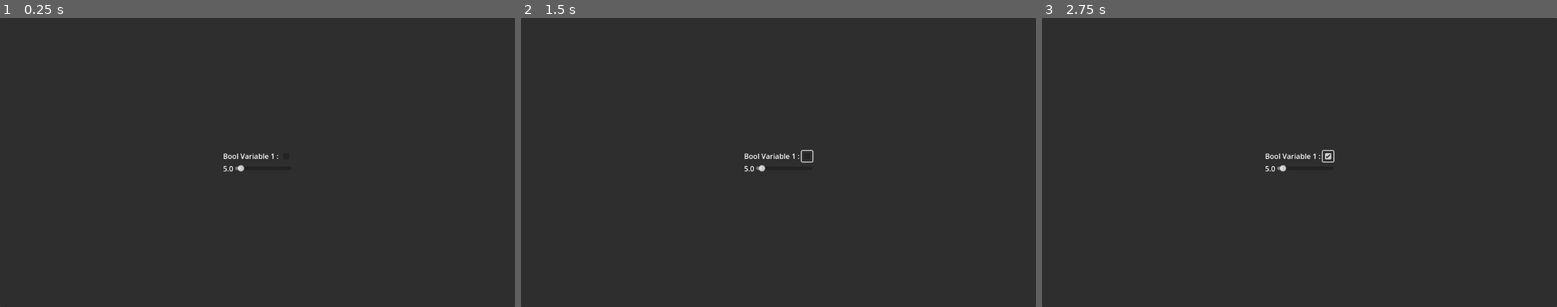
Above: before the commit, frames 1-3 (left to right).
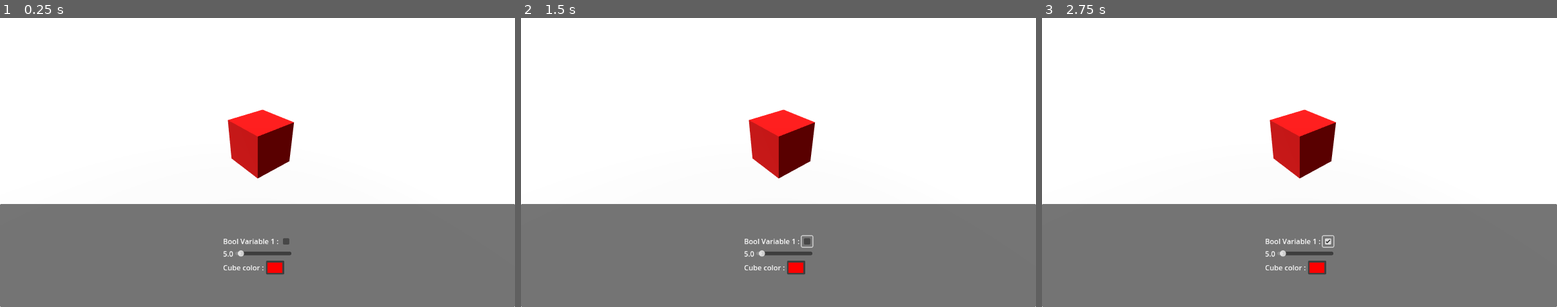
Above: after the commit, the same moments.

Repository: joranmarcy/Godot-MEDS-Sample
Game: Godot game, scene res://samples/main.tscn
Two runs of this game, one before a commit and one after it. Both use one fixed random seed, a clock stepped at 60 frames per second and the inputs below. Before the commit the project starts from res://main.tscn.
Inputs (mouse positions are in pixels of both pictures, inside the frame that each line leads up to; where the layout moved, square brackets give the same spot in the first picture):
- Up to frame 1 (0.25 s): no input
- Up to frame 2 (1.5 s): click (809, 240) [809, 156] at 0.5 s; click (809, 240) [809, 156] at 1.25 s
- Up to frame 3 (2.75 s): click (1330, 240) [1330, 156] at 2 s

The runs differ from the first frame. In frame 1, 100% of the frame differs, in the area x 0-100%, y 0-100%; in frame 2, 100%; in frame 3, 100%.

Commit message:
feat: implement ColorVariable integration with UI components and add environment settings

Diff:
--- a/Resources/color_1.tres
+++ b/Resources/color_1.tres
@@ -1,6 +1,7 @@
 [gd_resource type="Resource" script_class="ColorVariable" load_steps=2 format=3 uid="uid://b4iae3nedcib3"]
 
-[ext_resource type="Script" uid="uid://cqwpwdrtx6ayu" path="res://scripts/resources/color-variable.gd" id="1_wxw50"]
+[ext_resource type="Script" uid="uid://cqwpwdrtx6ayu" path="res://scripts/variables/color-variable.gd" id="1_wxw50"]
 
 [resource]
 script = ExtResource("1_wxw50")
+initial_value = Color(1, 0, 0, 1)
--- /dev/null
+++ b/Scripts/ui/color-driven-color-picked.gd
@@ -0,0 +1,14 @@
+extends ColorPickerButton
+
+@export var color_variable: ColorVariable
+
+func _ready():
+	self.color = color_variable.value
+	color_variable.value_changed.connect(_on_color_variable_value_changed)
+	connect("color_changed", _on_color_picker_value_changed)
+
+func _on_color_picker_value_changed(new_value: Color):
+	color_variable.value = new_value
+
+func _on_color_variable_value_changed(new_value: Color):
+	self.color = new_value
--- a/main.tscn
+++ /dev/null
@@ -1,57 +0,0 @@
-[gd_scene load_steps=6 format=3 uid="uid://dhpio07xeiuck"]
-
-[ext_resource type="Resource" uid="uid://d0f12m7q2anp7" path="res://resources/bool1.tres" id="2_0xm2m"]
-[ext_resource type="Script" uid="uid://88788hcpf44m" path="res://scripts/ui/float-driven-slider.gd" id="3_1bvp3"]
-[ext_resource type="Script" uid="uid://dnkkogdmsde86" path="res://scripts/ui/bool-driven-checkbox.gd" id="3_h2yge"]
-[ext_resource type="Script" uid="uid://bsmw2a24e0op5" path="res://scripts/ui/float-driven-label.gd" id="3_lquwl"]
-[ext_resource type="Resource" uid="uid://d0lvwpimvdu0f" path="res://resources/float_1.tres" id="4_1bvp3"]
-
-[node name="Node3D" type="Node3D"]
-
-[node name="CanvasLayer" type="CanvasLayer" parent="."]
-follow_viewport_enabled = true
-
-[node name="Panel" type="Panel" parent="CanvasLayer"]
-anchors_preset = 15
-anchor_right = 1.0
-anchor_bottom = 1.0
-grow_horizontal = 2
-grow_vertical = 2
-
-[node name="CenterContainer" type="CenterContainer" parent="CanvasLayer"]
-anchors_preset = 15
-anchor_right = 1.0
-anchor_bottom = 1.0
-grow_horizontal = 2
-grow_vertical = 2
-
-[node name="VBoxContainer" type="VBoxContainer" parent="CanvasLayer/CenterContainer"]
-layout_mode = 2
-
-[node name="HBoxContainer" type="HBoxContainer" parent="CanvasLayer/CenterContainer/VBoxContainer"]
-layout_mode = 2
-
-[node name="Label" type="Label" parent="CanvasLayer/CenterContainer/VBoxContainer/HBoxContainer"]
-layout_mode = 2
-text = "Bool Variable 1 :"
-
-[node name="CheckBox" type="CheckBox" parent="CanvasLayer/CenterContainer/VBoxContainer/HBoxContainer"]
-layout_mode = 2
-script = ExtResource("3_h2yge")
-bool_var = ExtResource("2_0xm2m")
-
-[node name="HBoxContainer2" type="HBoxContainer" parent="CanvasLayer/CenterContainer/VBoxContainer"]
-layout_mode = 2
-
-[node name="Label" type="Label" parent="CanvasLayer/CenterContainer/VBoxContainer/HBoxContainer2"]
-layout_mode = 2
-text = "0.0"
-script = ExtResource("3_lquwl")
-float_variable = ExtResource("4_1bvp3")
-
-[node name="HSlider" type="HSlider" parent="CanvasLayer/CenterContainer/VBoxContainer/HBoxContainer2"]
-layout_mode = 2
-size_flags_horizontal = 3
-size_flags_vertical = 1
-script = ExtResource("3_1bvp3")
-float_variable = ExtResource("4_1bvp3")
--- a/project.godot
+++ b/project.godot
@@ -14,3 +14,9 @@
 run/main_scene="uid://dhpio07xeiuck"
 config/features=PackedStringArray("4.5", "Forward Plus")
 config/icon="res://icon.svg"
+
+[rendering]
+
+lights_and_shadows/directional_shadow/soft_shadow_filter_quality=3
+anti_aliasing/quality/msaa_3d=3
+environment/defaults/default_clear_color=Color(1, 1, 1, 1)
--- /dev/null
+++ b/samples/main.tres
@@ -0,0 +1,6 @@
+[gd_resource type="Environment" format=3 uid="uid://dbehk4clt7h0t"]
+
+[resource]
+background_color = Color(1, 1, 1, 1)
+ambient_light_source = 2
+ambient_light_color = Color(0.35064948, 0.35064948, 0.35064948, 1)
--- /dev/null
+++ b/samples/main.tscn
@@ -0,0 +1,101 @@
+[gd_scene load_steps=14 format=3 uid="uid://dhpio07xeiuck"]
+
+[ext_resource type="Script" uid="uid://dnkkogdmsde86" path="res://scripts/ui/bool-driven-checkbox.gd" id="1_gvi1x"]
+[ext_resource type="Resource" uid="uid://d0f12m7q2anp7" path="res://resources/bool1.tres" id="2_3v2ro"]
+[ext_resource type="Script" uid="uid://bsmw2a24e0op5" path="res://scripts/ui/float-driven-label.gd" id="3_2f2e5"]
+[ext_resource type="Resource" uid="uid://d0lvwpimvdu0f" path="res://resources/float_1.tres" id="4_ybw4m"]
+[ext_resource type="Script" uid="uid://88788hcpf44m" path="res://scripts/ui/float-driven-slider.gd" id="5_l31fa"]
+[ext_resource type="Environment" uid="uid://dbehk4clt7h0t" path="res://samples/main.tres" id="6_rd6o4"]
+[ext_resource type="Script" uid="uid://iwi7jkmkggbd" path="res://scripts/ui/color-driven-color-picked.gd" id="6_ybw4m"]
+[ext_resource type="Script" uid="uid://cxtu81d4deqfi" path="res://samples/scripts/bind-color-var-to-mat-albedo.gd" id="7_3v2ro"]
+[ext_resource type="Resource" uid="uid://b4iae3nedcib3" path="res://resources/color_1.tres" id="8_2f2e5"]
+
+[sub_resource type="PlaneMesh" id="PlaneMesh_lquwl"]
+
+[sub_resource type="StandardMaterial3D" id="StandardMaterial3D_gvi1x"]
+
+[sub_resource type="BoxMesh" id="BoxMesh_lquwl"]
+
+[sub_resource type="StandardMaterial3D" id="StandardMaterial3D_3v2ro"]
+albedo_color = Color(1, 0, 0, 1)
+
+[node name="Node3D" type="Node3D"]
+
+[node name="CanvasLayer" type="CanvasLayer" parent="."]
+follow_viewport_enabled = true
+
+[node name="PanelContainer" type="PanelContainer" parent="CanvasLayer"]
+anchors_preset = 12
+anchor_top = 1.0
+anchor_right = 1.0
+anchor_bottom = 1.0
+offset_top = -231.0
+grow_horizontal = 2
+grow_vertical = 0
+
+[node name="CenterContainer" type="CenterContainer" parent="CanvasLayer/PanelContainer"]
+layout_mode = 2
+
+[node name="VBoxContainer" type="VBoxContainer" parent="CanvasLayer/PanelContainer/CenterContainer"]
+layout_mode = 2
+
+[node name="HBoxContainer" type="HBoxContainer" parent="CanvasLayer/PanelContainer/CenterContainer/VBoxContainer"]
+layout_mode = 2
+
+[node name="Label" type="Label" parent="CanvasLayer/PanelContainer/CenterContainer/VBoxContainer/HBoxContainer"]
+layout_mode = 2
+text = "Bool Variable 1 :"
+
+[node name="CheckBox" type="CheckBox" parent="CanvasLayer/PanelContainer/CenterContainer/VBoxContainer/HBoxContainer"]
+layout_mode = 2
+script = ExtResource("1_gvi1x")
+bool_var = ExtResource("2_3v2ro")
+
+[node name="HBoxContainer2" type="HBoxContainer" parent="CanvasLayer/PanelContainer/CenterContainer/VBoxContainer"]
+layout_mode = 2
+
+[node name="Label" type="Label" parent="CanvasLayer/PanelContainer/CenterContainer/VBoxContainer/HBoxContainer2"]
+layout_mode = 2
+text = "0.0"
+script = ExtResource("3_2f2e5")
+float_variable = ExtResource("4_ybw4m")
+
+[node name="HSlider" type="HSlider" parent="CanvasLayer/PanelContainer/CenterContainer/VBoxContainer/HBoxContainer2"]
+layout_mode = 2
+size_flags_horizontal = 3
+size_flags_vertical = 1
+script = ExtResource("5_l31fa")
+float_variable = ExtResource("4_ybw4m")
+
+[node name="HBoxContainer3" type="HBoxContainer" parent="CanvasLayer/PanelContainer/CenterContainer/VBoxContainer"]
+layout_mode = 2
+
+[node name="Label" type="Label" parent="CanvasLayer/PanelContainer/CenterContainer/VBoxContainer/HBoxContainer3"]
+layout_mode = 2
+text = "Cube color :"
+
+[node name="ColorPickerButton" type="ColorPickerButton" parent="CanvasLayer/PanelContainer/CenterContainer/VBoxContainer/HBoxContainer3"]
+layout_mode = 2
+text = "Test"
+script = ExtResource("6_ybw4m")
+color_variable = ExtResource("8_2f2e5")
+
+[node name="Camera3D" type="Camera3D" parent="."]
+transform = Transform3D(1, 0, 0, 0, 0.8158955, 0.5781995, 0, -0.5781995, 0.8158955, 0.026003808, 2.6041217, 3.7880569)
+environment = ExtResource("6_rd6o4")
+
+[node name="Plane" type="MeshInstance3D" parent="."]
+transform = Transform3D(5, 0, 0, 0, 5, 0, 0, 0, 5, -0.006424308, 2.3841858e-07, 0.0040380955)
+mesh = SubResource("PlaneMesh_lquwl")
+surface_material_override/0 = SubResource("StandardMaterial3D_gvi1x")
+
+[node name="Cube" type="MeshInstance3D" parent="."]
+transform = Transform3D(0.764359, 0, 0.6447909, 0, 1, 0, -0.6447909, 0, 0.764359, 0.09024835, 0.5, 0)
+mesh = SubResource("BoxMesh_lquwl")
+surface_material_override/0 = SubResource("StandardMaterial3D_3v2ro")
+script = ExtResource("7_3v2ro")
+color_variable = ExtResource("8_2f2e5")
+material = SubResource("StandardMaterial3D_3v2ro")
+
+[node name="DirectionalLight3D" type="DirectionalLight3D" parent="."]
+transform = Transform3D(0.853669, -0.010552713, -0.52070904, 0.52081597, 0.017296942, 0.85349375, 0, -0.9997947, 0.020261884, 0, 0, 0)
--- /dev/null
+++ b/samples/scripts/bind-color-var-to-mat-albedo.gd
@@ -0,0 +1,11 @@
+extends Node
+
+@export var color_variable: ColorVariable
+@export var material: StandardMaterial3D
+
+func _ready():
+	material.albedo_color = color_variable.value
+	color_variable.value_changed.connect(_on_color_variable_changed)
+
+func _on_color_variable_changed(new_color: Color) -> void:
+	material.albedo_color = new_color
Not shown, added: Scripts/ui/color-driven-color-picked.gd.uid
Not shown, added: samples/scripts/bind-color-var-to-mat-albedo.gd.uid
